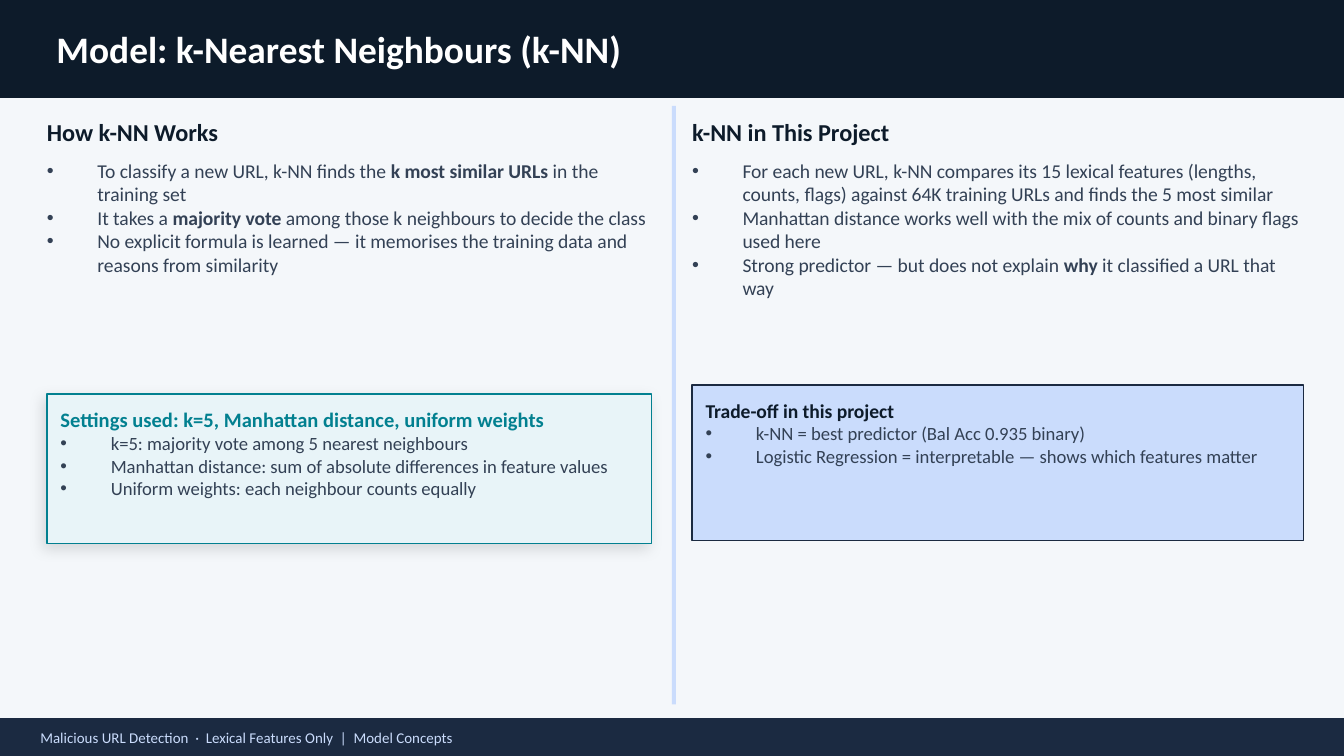
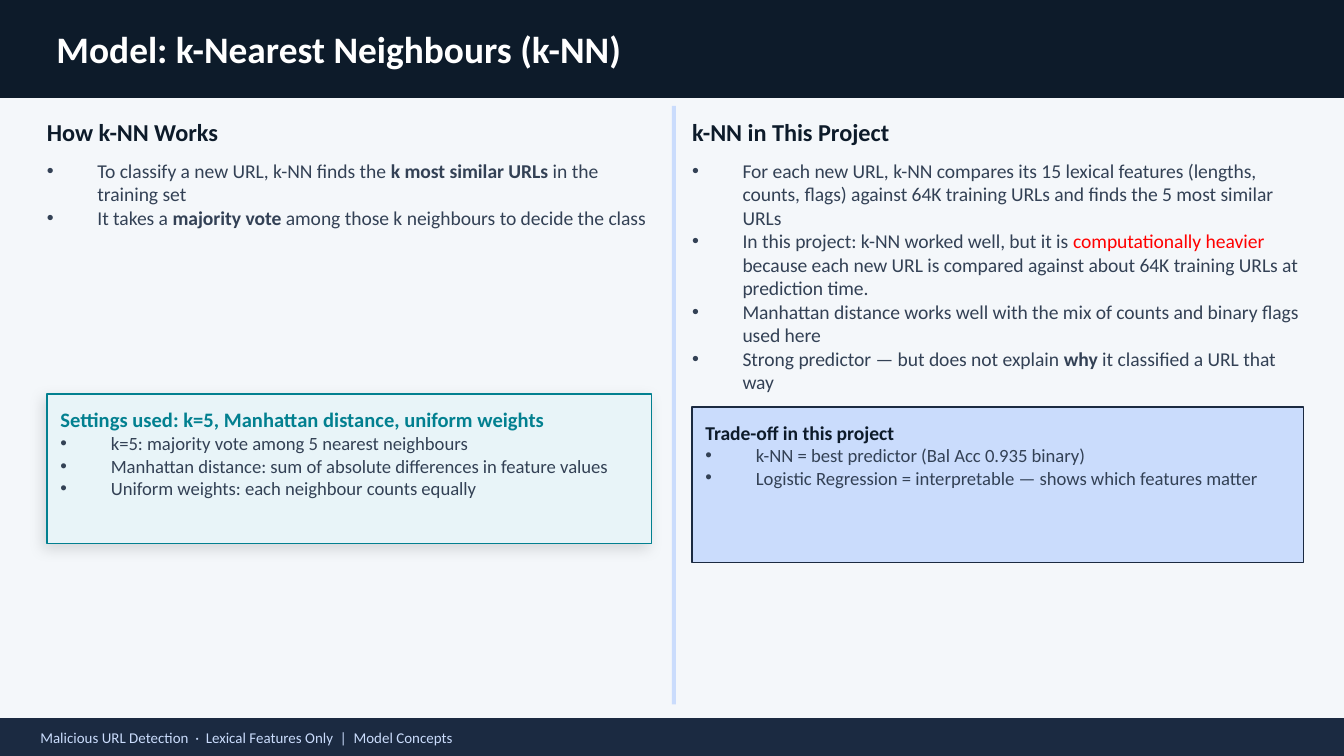
Before and after one commit to NimishSood/malicious-url-detection, a slide deck: slide 9 of Part2.pptx. Drawn at 1344x756 pixels with LibreOffice and Linux fonts; fonts in the diff are those of the drawing. Boxes give left, top, right and bottom in pixels: in the first picture for what was removed or moved away, otherwise in the second. Text is boxed around its words. In the diff, an @@ line names an element or a change of style, - is before the commit and + after.

```diff
--- a/Part2.pptx
+++ b/Part2.pptx
@@ text at bbox=[743, 164, 1298, 298]: text changed @@
-• For each new URL, k-NN compares its 15 lexical features (lengths, counts, flags) against 64K training URLs and finds the 5 most similar
+• For each new URL, k-NN compares its 15 lexical features (lengths, counts, flags) against 64K training URLs and finds the 5 most similar URLs
+• In this project: k-NN worked well, but it is computationally heavier because each new URL is compared against about 64K training URLs at prediction time.
@@ text at bbox=[97, 234, 627, 275]: paragraph removed @@
-• No explicit formula is learned — it memorises the training data and reasons from similarity
@@ rectangle "Trade-off in this project": place and size @@
-rectangle "Trade-off in this project" at bbox=[692, 386, 1304, 542]
+rectangle "Trade-off in this project" at bbox=[692, 407, 1304, 563]
```
Also in this commit, not shown: 1 other slide changed.
